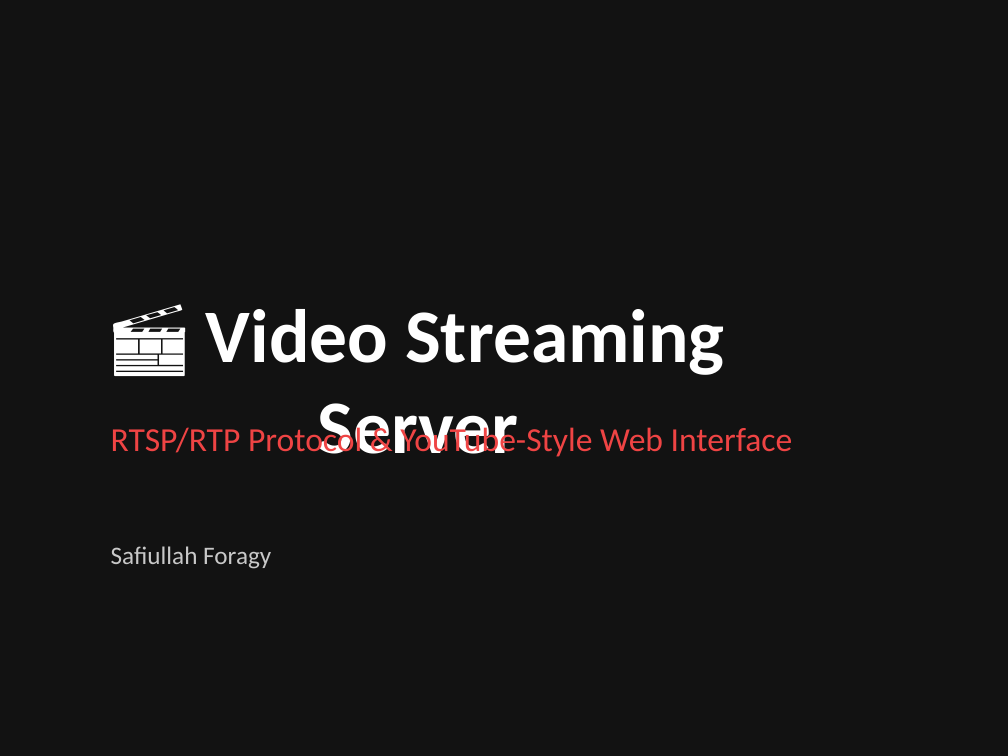
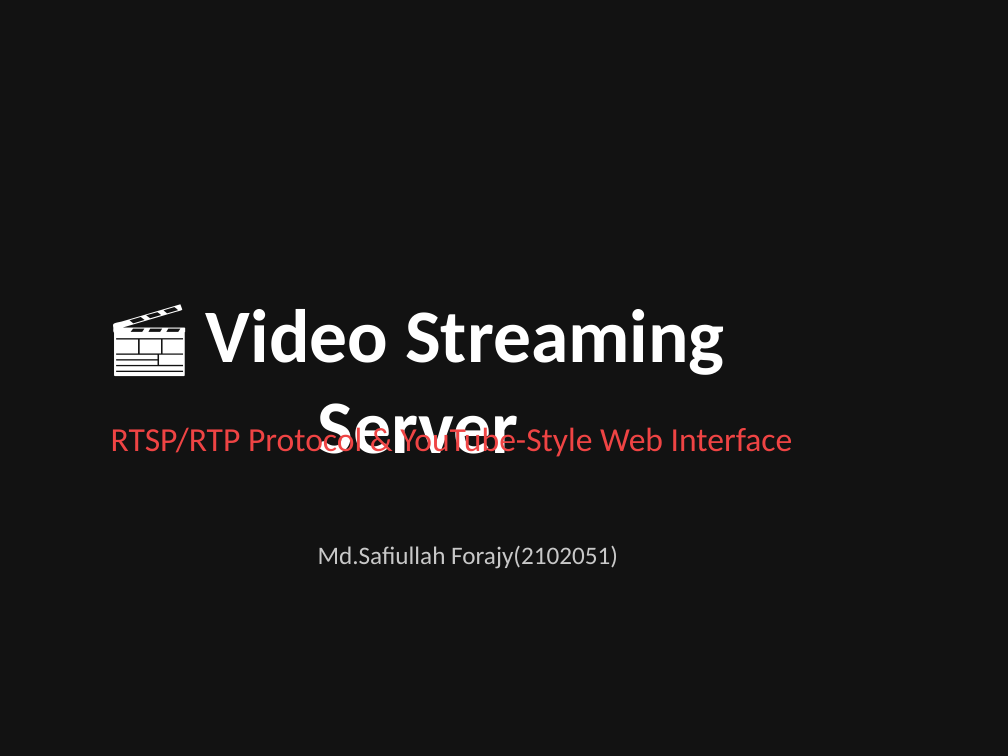
Before and after one commit to safiullah-foragy/Video_Streaming_RTSP, a slide deck: slide 1 of presentation/Video_Streaming_Server_Presentation.pptx. Drawn at 1008x756 pixels with LibreOffice and Linux fonts; fonts in the diff are those of the drawing. Boxes give left, top, right and bottom in pixels: in the first picture for what was removed or moved away, otherwise in the second. Text is boxed around its words. In the diff, an @@ line names an element or a change of style, - is before the commit and + after.

```diff
--- a/presentation/Video_Streaming_Server_Presentation.pptx
+++ b/presentation/Video_Streaming_Server_Presentation.pptx
@@ text at [318,546,618,569]: text changed @@
-Safiullah Foragy
+Md.Safiullah Forajy(2102051)
```
Also in this commit, not shown: 1 other slide changed, 37 other files.
